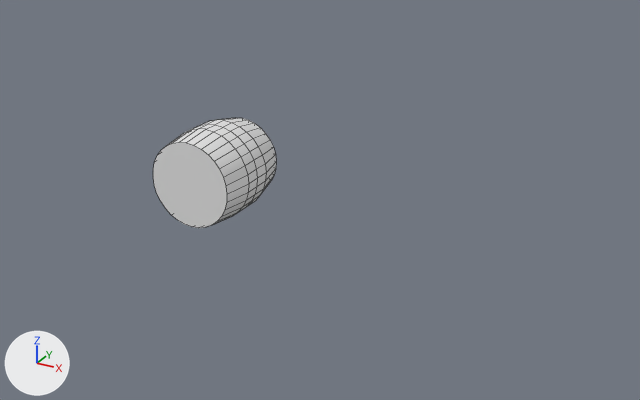
The Blender file Assets/Models/Master.blend as it was, and as the next commit left it.
Rendered twice from a camera (50 mm lens) standing at (5.16, -7.14, 3.48) and looking at (1.39, -0.27, 0.05). The lights are fixed; the arrows at lower left show +X, +Y and +Z. Mesh edges are drawn as thin lines.

Before the edit, the objects in view are built like this:
```python
me_cylinder = bpy.data.meshes.new('Cylinder')
me_cylinder.from_pydata(...)  # 256 vertices, 226 faces; spans x -0.5..0.5, y -0.5..0.5, z -0.5..0.5
ob_cylinder = bpy.data.objects.new('Cylinder', me_cylinder)
ob_cylinder.location = (0.0, 0.0, 0.0)
ob_cylinder.rotation_euler = (4.712, 0.0, 0.0)  # degrees (270, 0, 0)
```
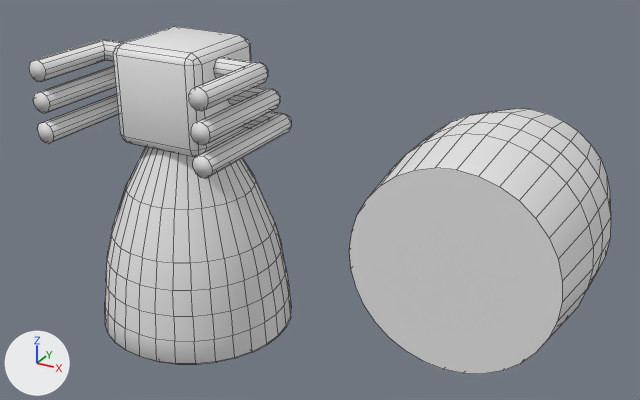
Where the change shows, as pixel boxes [x1, y1, x2, y2] in the pictures (640 x 400 px):
'Cylinder', moved, rescaled (112% wider, 140% taller): before [153, 118, 276, 228]; after [349, 109, 611, 374]
'Cube.001', added: after [29, 26, 292, 364]

Diff of the bpy script that builds the scene:
```diff
--- a/Assets/Models/Master.blend.py
+++ b/Assets/Models/Master.blend.py
@@ me_cube_001 @@
+me_cube_001.from_pydata(...)  # 738 vertices, 637 faces; spans x -1.0..1.0, y -0.96..1.04, z -1.5..1.5
+me_cube_001.polygons.foreach_set('use_smooth', [True] * 637)
@@ ob_cylinder @@
 ob_cylinder = bpy.data.objects.new('Cylinder', me_cylinder)
-ob_cylinder.location = (0.0, 0.0, 0.0)
+ob_cylinder.location = (3.0, 0.0, 0.0)
 ob_cylinder.rotation_euler = (4.712, 0.0, 0.0)  # degrees (270, 0, 0)
+ob_cylinder.scale = (2.0, 2.0, 2.0)
@@ ob_cube_001 @@
+ob_cube_001 = bpy.data.objects.new('Cube.001', me_cube_001)
+ob_cube_001.location = (0.0, -0.5, 0.0)
```
